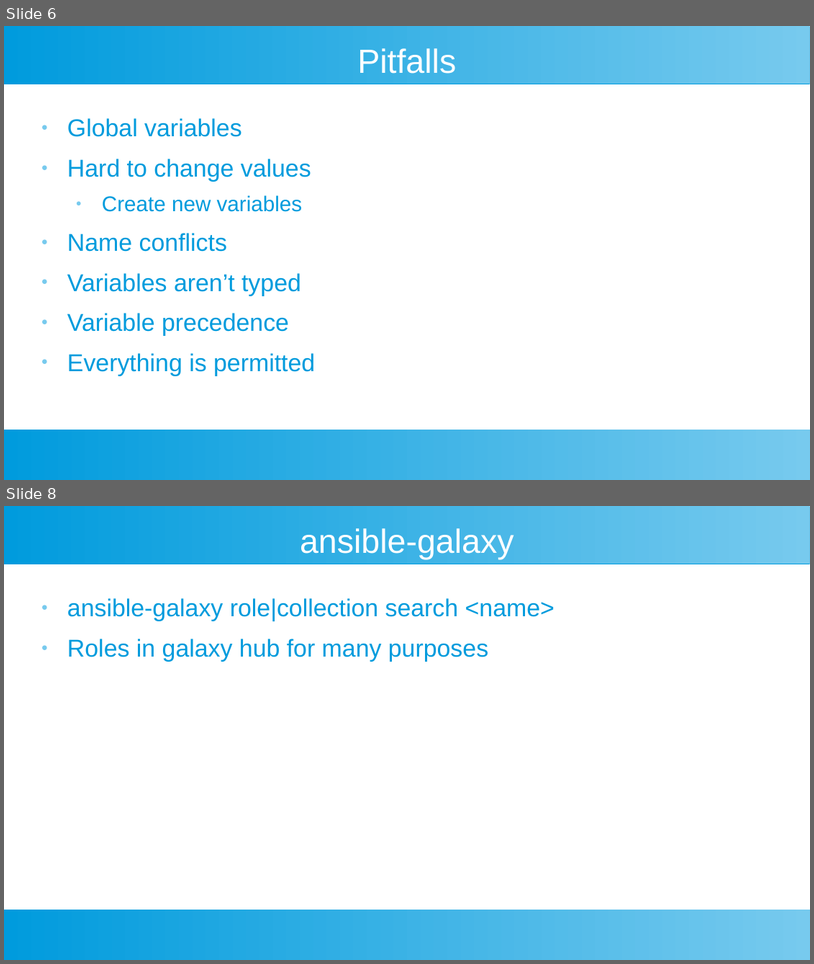
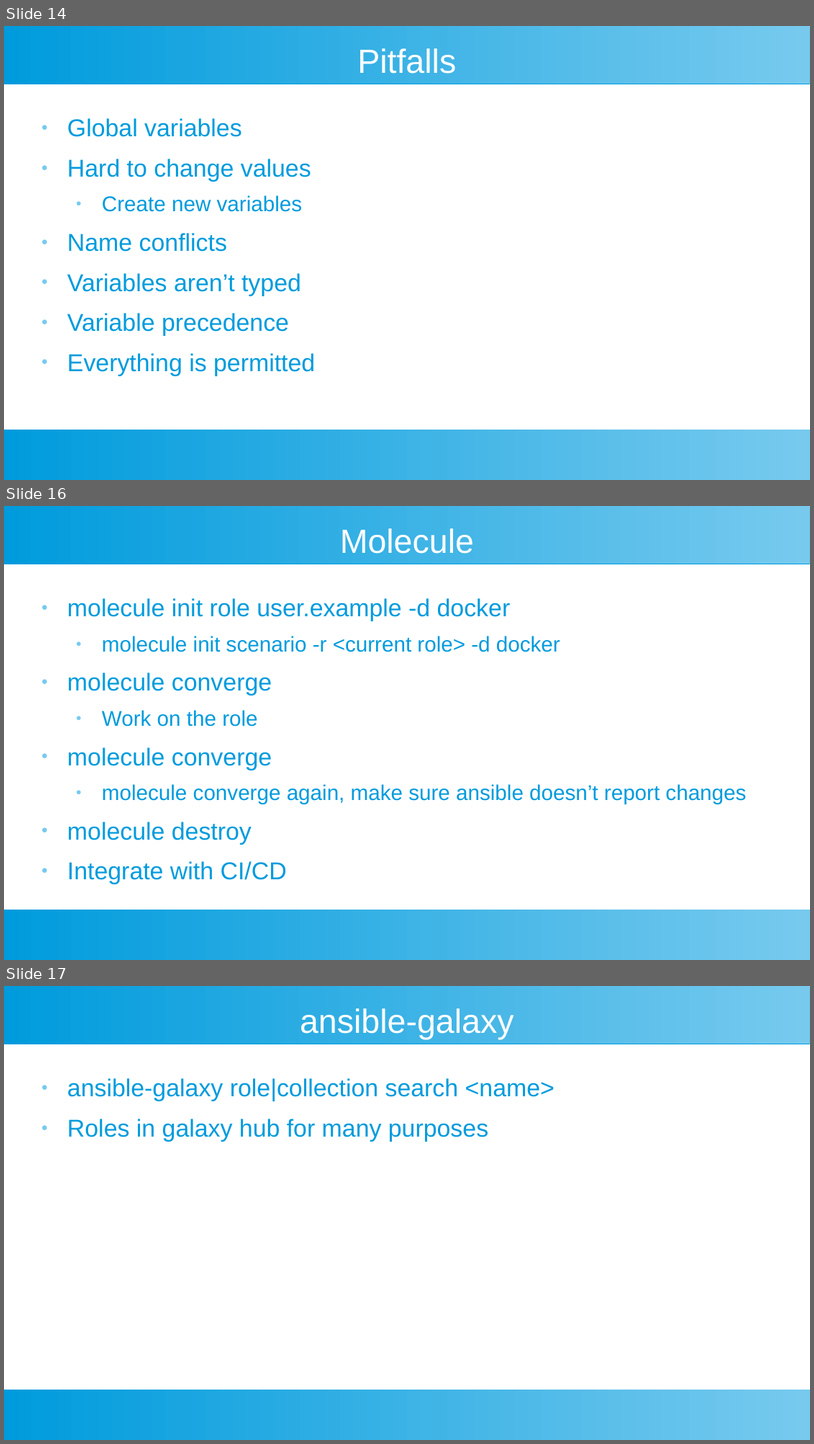
Before and after one commit to riffraff169/ansible-training, a slide deck: docs/ansible-slides.pptx. Shown one above the other, each under a label of ours: slides 6 and 8 before the commit, slides 14, 16 and 17 after it; the slides between them are not shown. The pictures are 814x964 and 814x1444 pixels, drawn with LibreOffice and Linux fonts; fonts in the diff are those of the drawing. Boxes give left, top, right and bottom in pixels: in the first picture for what was removed or moved away, otherwise in the second. Text is boxed around its words. In the diff, an @@ line names an element or a change of style, - is before the commit and + after.

```diff
--- a/docs/ansible-slides.pptx
+++ b/docs/ansible-slides.pptx
@@ slide 16 added at [4,506,810,960], background #FFFFFF; not listed: 2 template elements that a slide beside it also shows @@
@@ text added at [340,528,474,554], 33 pt, text #FFFFFF @@
+Molecule
@@ text added at [67,598,746,884], 21 pt, text #009BDD @@
+● molecule init role user.example -d docker
+  ● molecule init scenario -r <current role> -d docker
+● molecule converge
+  ● Work on the role
+● molecule converge
+  ● molecule converge again, make sure ansible doesn’t report changes
+● molecule destroy
+● Integrate with CI/CD
@@ what was slide 6 is now slide 14 @@
@@ what was slide 8 is now slide 17 @@
```
Also in this commit, not shown: 1 slide changed, 8 other slides added, 1 other file.
